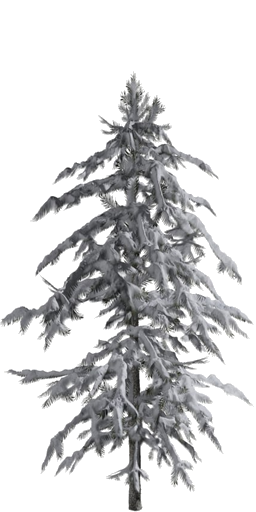
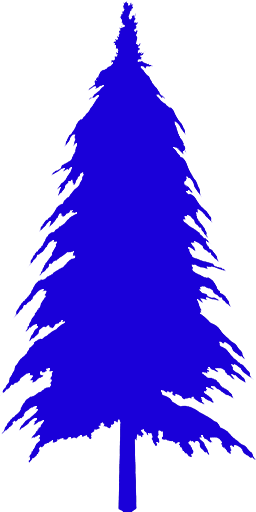
Layer changes from the first (256, 512) image to the second:
added layer "Layer 0 copy" above "Layer 1" over (0, 0, 256, 512)
hid "Layer 1", painted on it over (0, 28, 256, 512)
